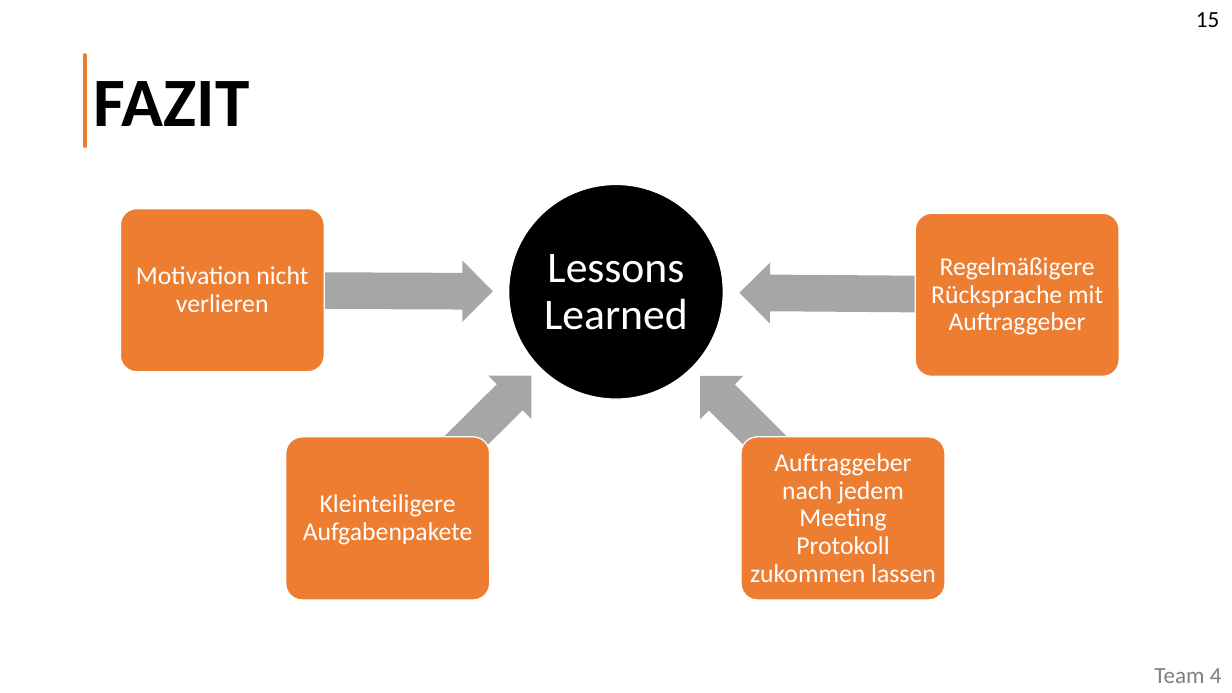
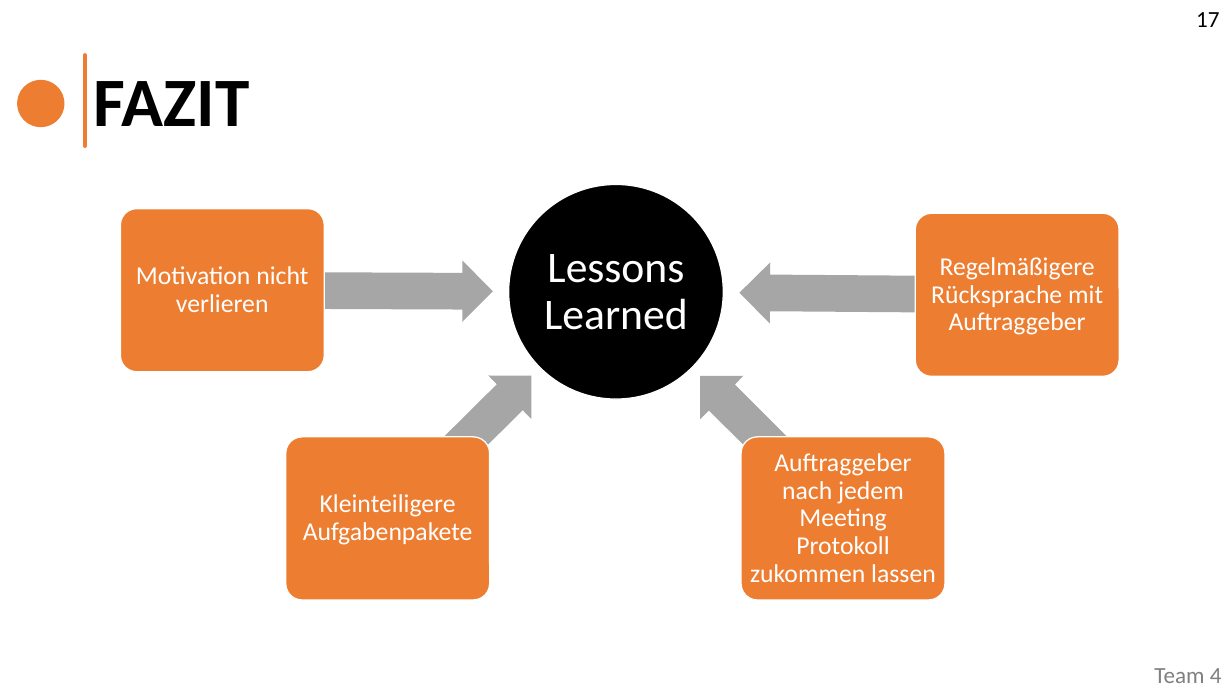
Before and after one commit to TINF20C/Team_4_Websockets-lwIP, a slide deck: slide 17 of PROJECT/Abgabe/TINF20C_Präsentation_Semester4_Team_4.pptx. Drawn at 1232x693 pixels with LibreOffice and Linux fonts; fonts in the diff are those of the drawing. Boxes give left, top, right and bottom in pixels: in the first picture for what was removed or moved away, otherwise in the second. Text is boxed around its words. In the diff, an @@ line names an element or a change of style, - is before the commit and + after.

```diff
--- a/PROJECT/Abgabe/TINF20C_Präsentation_Semester4_Team_4.pptx
+++ b/PROJECT/Abgabe/TINF20C_Präsentation_Semester4_Team_4.pptx
@@ text at bbox=[1196, 12, 1219, 27]: text changed @@
-15
+17
@@ ellipse added at bbox=[18, 79, 65, 127], fill #ED7D31 @@
@@ ellipse added at bbox=[22, 82, 59, 119], fill #ED7D31 @@
```
Also in this commit, not shown: 15 other slides changed, 1 slide added, 2 slides removed, 1 other file.
